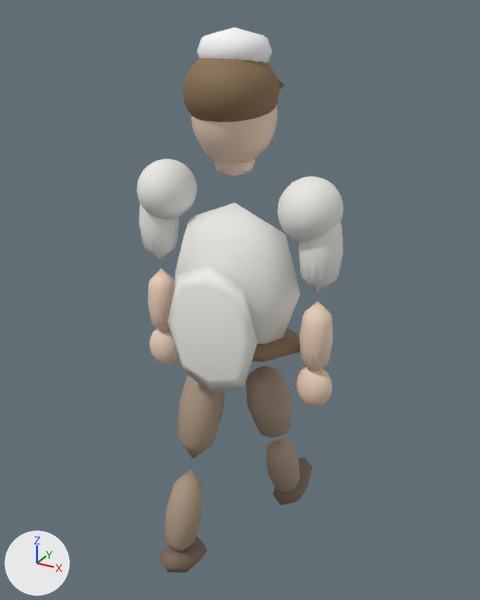
The glTF model models/npc_baker.glb, before and after one commit.
Rendered twice from a 50 mm camera at (1.011, -1.804, 1.966) aimed at (-0.02, 0.071, 1.029). Lighting does not change. The marker at lower left points along +X, +Y and +Z. The picture after the commit comes second. Where no turn or scale is listed for an object, it has been applied to the vertices.

Names of what the first picture shows: 'ArmL', 'ArmR', 'Body', 'LegL', 'LegR'.
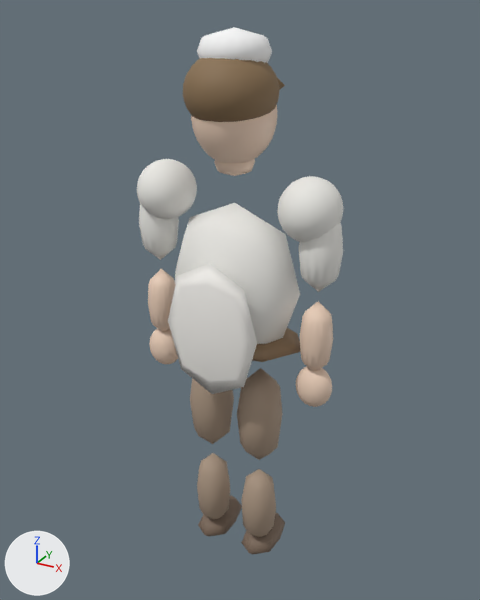
Changed parts and their boxes [x1, y1, x2, y2] in the pictures (480 x 600 px):
'LegR', turned
    before: [159, 375, 225, 573]
    after: [190, 378, 242, 537]
'LegL', turned
    before: [246, 366, 312, 505]
    after: [237, 368, 285, 554]

The edits, one by one:
Object 'LegL' (ob_legl) turns from (20, 0, 0) to (0, 0, 0) degrees about x, y and z.
Object 'LegR' (ob_legr) turns from (-20, 0, 0) to (0, 0, 0) degrees about x, y and z.
